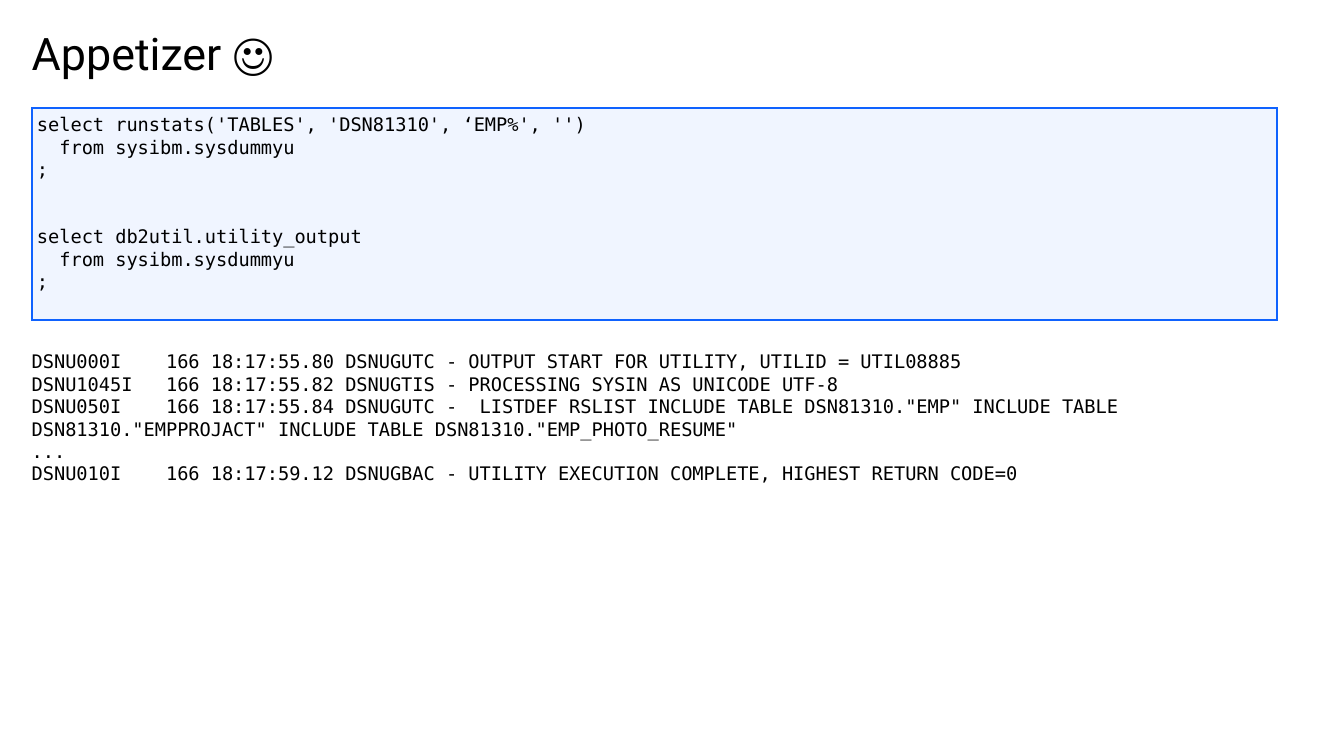
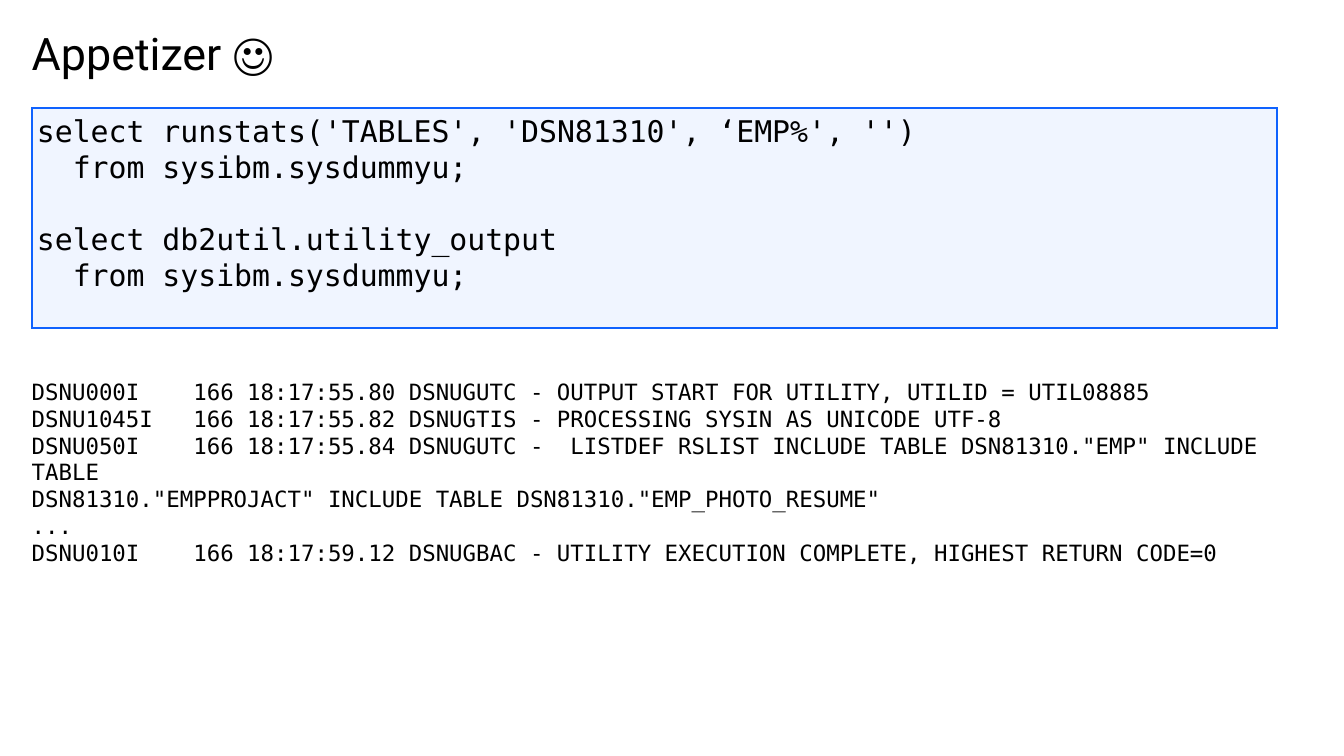
Before and after one commit to de103252/Db2_Routines, a slide deck: slide 3 of Db2 Routines Presentation.pptx. Drawn at 1344x756 pixels with LibreOffice and Linux fonts; fonts in the diff are those of the drawing; background and template pictures are left out. Boxes give left, top, right and bottom in pixels: in the first picture for what was removed or moved away, otherwise in the second. Text is boxed around its words. In the diff, an @@ line names an element or a change of style, - is before the commit and + after.

```diff
--- a/Db2 Routines Presentation.pptx
+++ b/Db2 Routines Presentation.pptx
@@ text "select runstats('TABLES', 'DSN81310', ‘EMP%', '')": place and size @@
-text "select runstats('TABLES', 'DSN81310', ‘EMP%', '')" at (32, 108, 1277, 320)
+text "select runstats('TABLES', 'DSN81310', ‘EMP%', '')" at (32, 108, 1277, 328)
@@ text at (37, 119, 844, 257): size 10 to 16 pt in "select runstats('TABLES', 'DSN81310', ‘EMP%', '')", "select db2util.utility_output" @@
@@ text at (73, 155, 467, 185): text changed; size 10 to 16 pt @@
-from sysibm.sysdummyu
-;
+from sysibm.sysdummyu;
@@ text at (73, 263, 467, 293): text changed; size 10 to 16 pt @@
-from sysibm.sysdummyu
-;
+from sysibm.sysdummyu;
@@ text "DSNU000I 166 18:17:55.80 DSNUGUTC - ...": place and size @@
-text "DSNU000I 166 18:17:55.80 DSNUGUTC - ..." at (32, 354, 1118, 483)
+text "DSNU000I 166 18:17:55.80 DSNUGUTC - ..." at (32, 383, 1257, 564)
@@ text "DSNU000I 166 18:17:55.80 DSNUGUTC - ..." at (32, 383, 1257, 564): size 10 to 12 pt @@
```
Also in this commit, not shown: 2 other slides changed, 1 slide removed.
